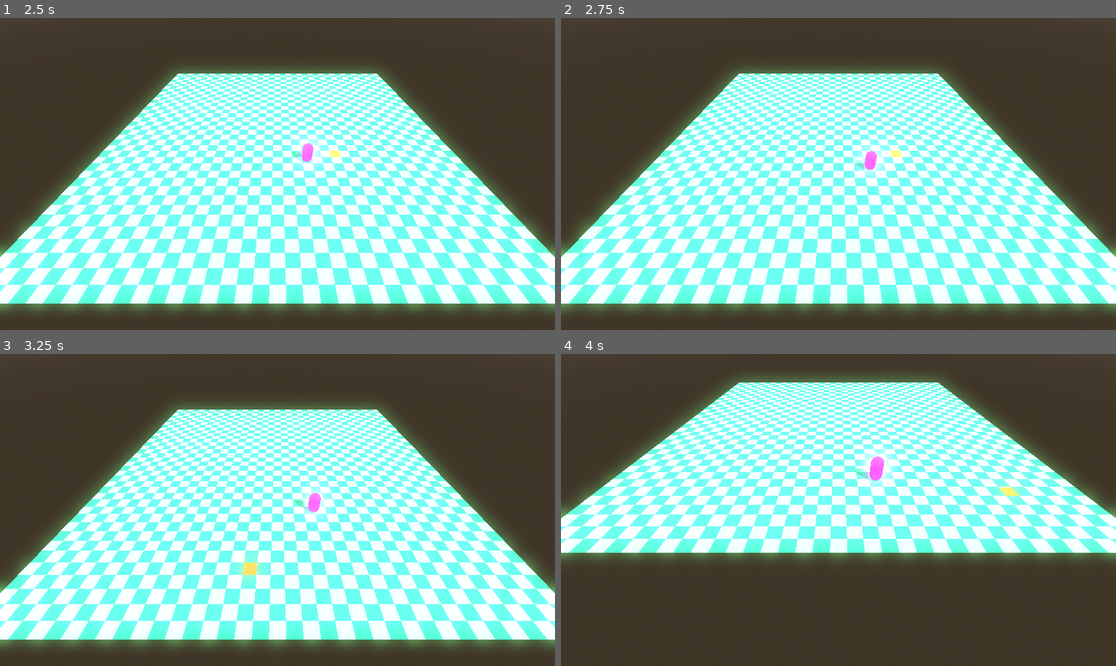
Above: before the commit, frames 1-4 (two rows, left to right).
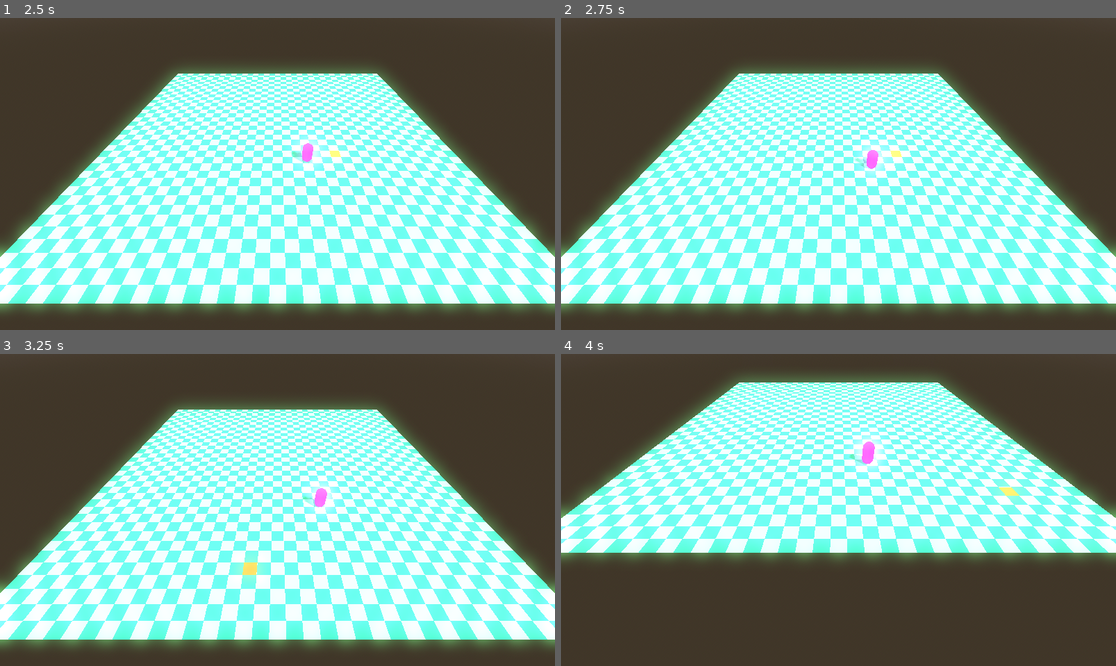
Above: after the commit, the same moments.

Repository: alexandremassaro/power-td
Game: Godot game, scene res://scenes/base_map.tscn
Two runs of this game, one before a commit and one after it. Both use one fixed random seed, a clock stepped at 60 frames per second and the inputs below.
Inputs (mouse positions are in pixels of both pictures, inside the frame that each line leads up to):
- Up to frame 1 (2.5 s): tap Enter at 0.5 s; move the mouse to (399, 158) at 0.52 s; hold Right (ui_right) 0.53-1.28 s; right-click (399, 158) at 0.6 s; click (399, 158) at 0.67 s; move the mouse to (166, 189) at 1.27 s; hold Down (ui_down) 1.28-2.03 s; tap Mouse wheel up (zoom_in) at 1.35 s; click (166, 189) at 1.42 s; move the mouse to (333, 105) at 2.02 s; hold Right (ui_right) from 2.03 s (still down); tap Mouse wheel down (zoom_out) at 2.1 s; click (333, 105) at 2.17 s
- Up to frame 2 (2.75 s): keep holding Right (ui_right)
- Up to frame 3 (3.25 s): move the mouse to (249, 572) at 2.77 s; release Right (ui_right) at 2.78 s; hold Up (ui_up) from 2.78 s (still down); right-click (249, 572) at 2.85 s; click (249, 572) at 2.92 s
- Up to frame 4 (4 s): move the mouse to (1005, 556) at 3.52 s; release Up (ui_up) at 3.53 s; hold Left (ui_left) from 3.53 s (still down); hold Mouse wheel up (zoom_in) from 3.53 s (still down); click (1005, 556) at 3.67 s

Frame 1 is identical in both runs. In frame 2, less than 0.1% of the frame differs, in the area x 52-58%, y 42-49%; in frame 3, 0.3%; in frame 4, 0.7%, in the area x 51-61%, y 25-44%.

Commit message:
Solved pathfinding grid offset bug

Diff:
--- a/scripts/grid_manager.gd
+++ b/scripts/grid_manager.gd
@@ -10,6 +10,7 @@
 
 # Called when the node enters the scene tree for the first time.
 func _ready() -> void:
+	grid_offset = grid_size / 2
 	initialize_grid()
 
 
@@ -33,10 +34,10 @@
 			# if grid has more than 1 row
 			if grid_size.y > 1:
 				# if point is not in first row
-				if id >= grid_size.x:
+				if not i == 0:
 					pathfinding.connect_points(id, id - grid_size.x)
 				# if point is not in last row
-				if id < grid_size.x * grid_size.y - grid_size.x:
+				if not i == grid_size.y - 1:
 					pathfinding.connect_points(id, id + grid_size.x)
 			# if grid has more than 1 column
 			if grid_size.x > 1:
@@ -52,12 +53,11 @@
 
 
 func world_to_grid(world_position : Vector2) -> Vector2i:
-	var adjusted = world_position - grid_offset
+	var adjusted = world_position + grid_offset
 	var grid_position : Vector2i = Vector2i(
 			roundi(adjusted.x / cell_size),
 			roundi(adjusted.y / cell_size)
 		)
-
 	return grid_position
 
 
@@ -67,7 +67,7 @@
 			grid_position.y * cell_size
 		)
 
-	return world_position
+	return world_position - grid_offset
 
 
 func calculate_path(from : Vector2i, to : Vector2i) -> PackedVector2Array:
--- a/scripts/player_character.gd
+++ b/scripts/player_character.gd
@@ -32,7 +32,6 @@
 			velocity.z = direction.z * SPEED
 		else:
 			move_target = path.pop_front()
-
 			if not move_target:
 				velocity.x = move_toward(velocity.x, 0, SPEED)
 				velocity.z = move_toward(velocity.z, 0, SPEED)
@@ -40,6 +39,8 @@
 		move_and_slide()
 	else:
 		move_target = path.pop_front()
+		# if move_target:
+		# 	print(move_target)
 
 
 func move_to(destination : Vector2i):
